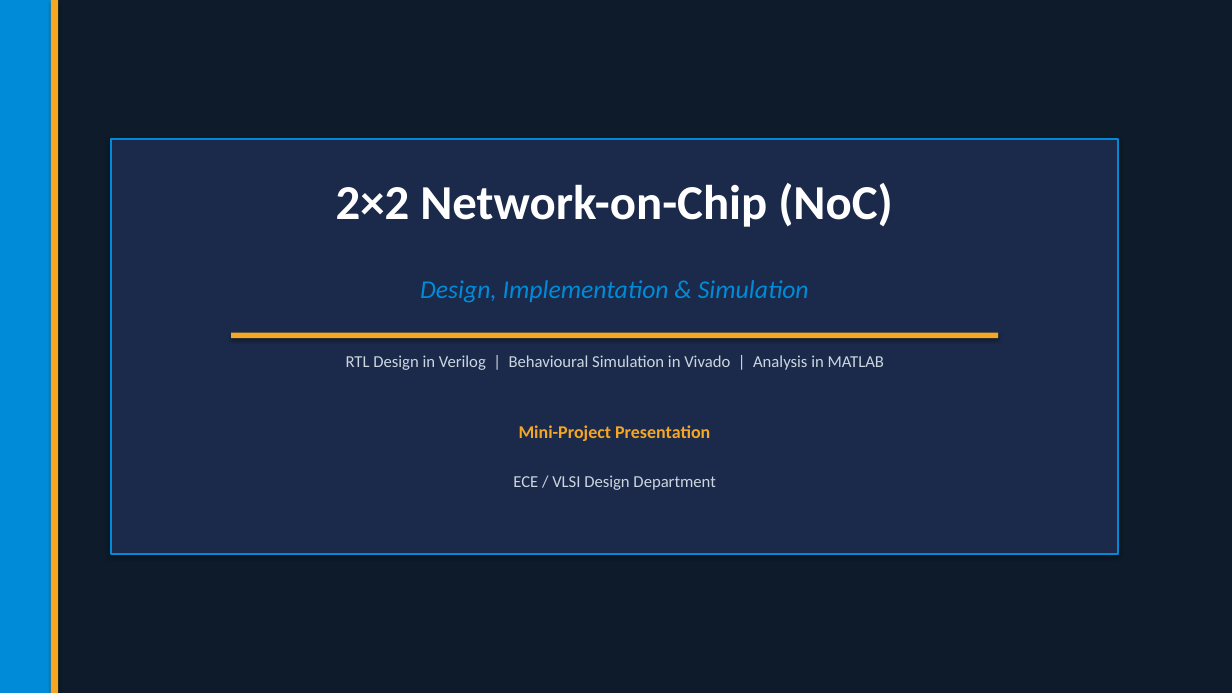
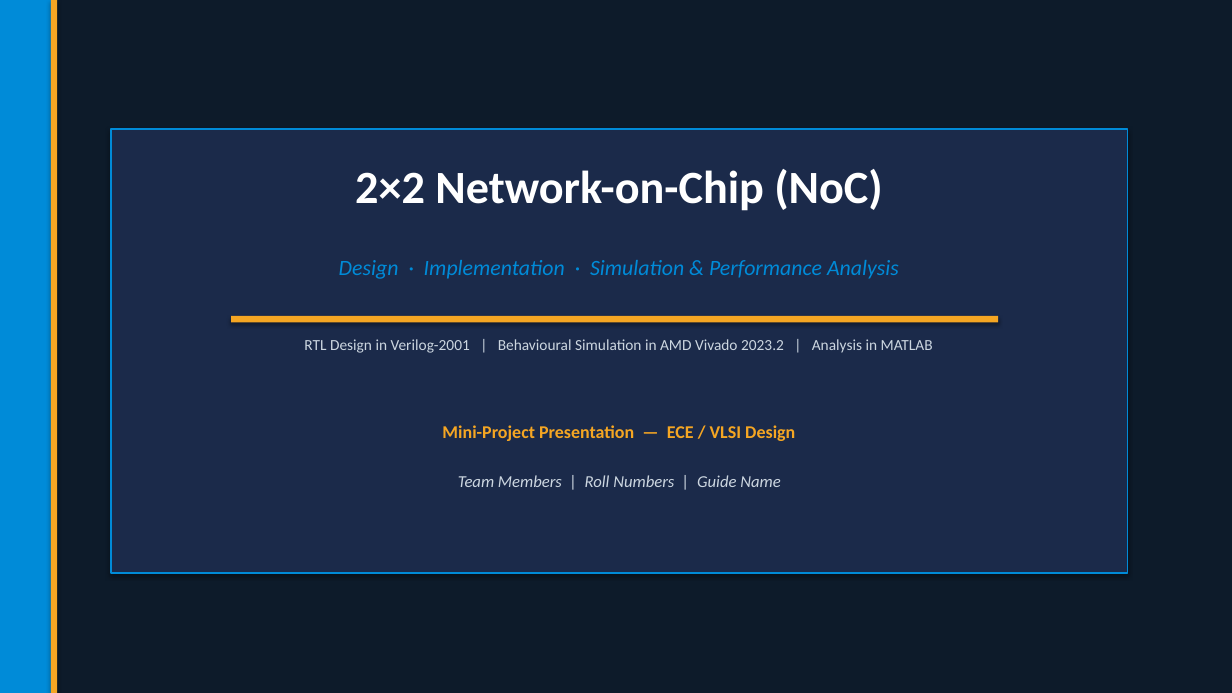
Before and after one commit to catherinapashamfrazer/NoC-mini-project, a slide deck: slide 1 of Analysis/NoC_Project_Presentation.pptx. Drawn at 1232x693 pixels with LibreOffice and Linux fonts; fonts in the diff are those of the drawing. Boxes give left, top, right and bottom in pixels: in the first picture for what was removed or moved away, otherwise in the second. Text is boxed around its words. In the diff, an @@ line names an element or a change of style, - is before the commit and + after.

```diff
--- a/Analysis/NoC_Project_Presentation.pptx
+++ b/Analysis/NoC_Project_Presentation.pptx
@@ rectangle: place and size @@
-rectangle at bbox=[111, 139, 1118, 555]
+rectangle at bbox=[111, 129, 1128, 573]
@@ text "2×2 Network-on-Chip (NoC)": place and size @@
-text "2×2 Network-on-Chip (NoC)" at bbox=[336, 183, 893, 227]
+text "2×2 Network-on-Chip (NoC)" at bbox=[355, 169, 882, 211]
@@ text "2×2 Network-on-Chip (NoC)" at bbox=[355, 169, 882, 211]: size 38 to 36 pt @@
@@ text at bbox=[339, 260, 899, 279]: text changed; size 20 to 17 pt @@
-Design, Implementation & Simulation
+Design · Implementation · Simulation & Performance Analysis
@@ rectangle: place and size @@
-rectangle at bbox=[231, 333, 998, 338]
+rectangle at bbox=[231, 316, 998, 323]
@@ text at bbox=[304, 339, 933, 353]: text changed; size 13 to 12 pt @@
-RTL Design in Verilog | Behavioural Simulation in Vivado | Analysis in MATLAB
+RTL Design in Verilog-2001 | Behavioural Simulation in AMD Vivado 2023.2 | Analysis in MATLAB
@@ text at bbox=[442, 425, 795, 441]: text changed @@
-Mini-Project Presentation
+Mini-Project Presentation — ECE / VLSI Design
@@ text at bbox=[458, 475, 780, 487]: text changed; italic on @@
-ECE / VLSI Design Department
+Team Members | Roll Numbers | Guide Name
```
Also in this commit, not shown: 1 other slide changed, 7 slides added, 8 slides removed.
